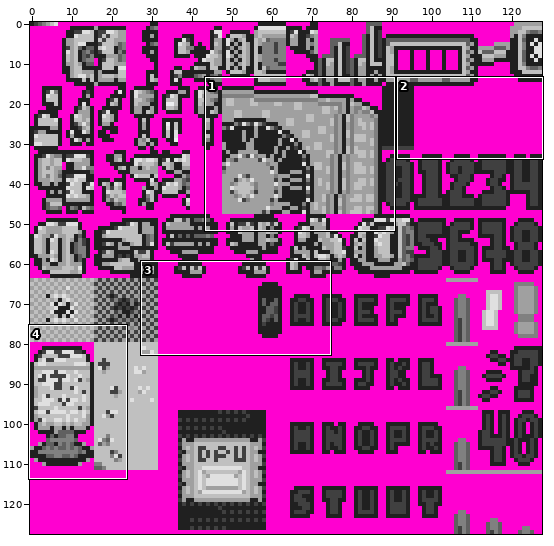
Edited in one commit: sprite sheet (resources/tileset.png). Above: a wide view before the commit, with the close-up outlined.
Close-up. Before:
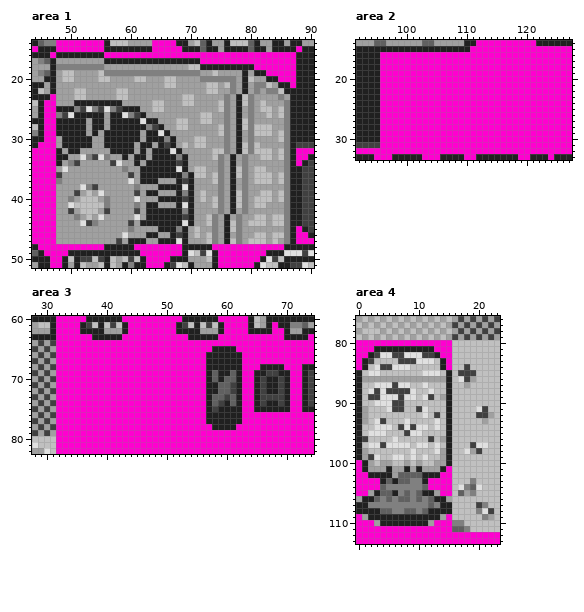
The file is 128x128 pixels. Shown: area 1: x 44..90, y 14..51; area 2: x 92..127, y 14..33; area 3: x 28..74, y 60..82; area 4: x 0..23, y 76..113. The commit also changed other parts of the picture, which this record leaves out.
New version:
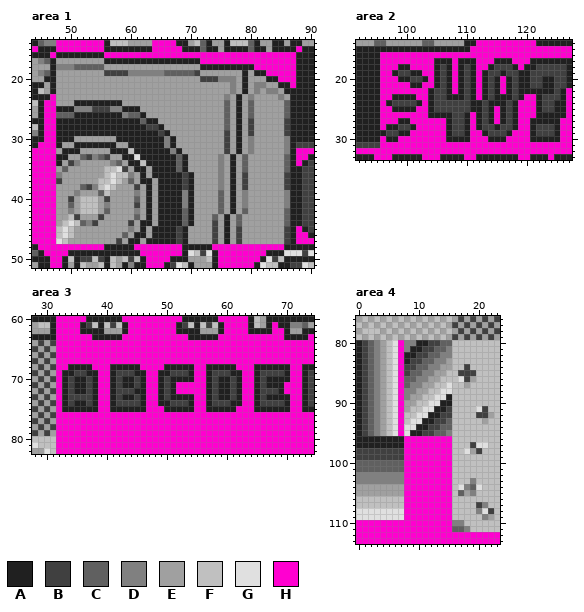
Palette (. is transparent): A #202020  B #404040  C #606060  D #808080  E #a0a0a0  F #c0c0c0  G #e0e0e0  H #ff00d0
What changed:
Changed rows in their new state; - is an unchanged pixel.
Area 1:
first column x 48:
18 ---CCCCC--------------EE---------------
19 -EE----EBBBB------CCCCCB--E------------
20 -EE----EE----EE---EE----BBB-----E------
21 ------------------EE-----EE-E------E---
22 ---EE-----EE-------------EE----------E-
23 ---EE-----EE---------EE--------E-------
24 ----------------EE---EE----EC--EC-E---C
25 ----DDB-B-D-----EE---------EC---C-EE-EC
26 CCC-----A--DCC----------EE--C---C--E-EC
27 -----A--A-----C-----EE--EE--C--EB-----B
28 -----A--A------B----EE-----EC--EBEEE--B
29 -----A-A------A--B---------EB---BEEE-EB
30 A--EEE--EE----A--------EE---B--------E-
31 AEE---AA--EE-A--A-D--E-EE---B--E-E-----
32 EA----------FA-A---D------EEB--E-EEE-E-
33 ----CBDCB---AG-A----C-----E----C--EE-EC
34 --BD-----DC-A-F-----C----------C------C
35 -C------FFGB-A-E----C--EE-----EC-EE---C
36 D-------FGFFD--E-----B-EE-E---EB-EEE-EB
37 B------FFGF-C---EAAA------E----B-EEE-EB
38 ----CBDFGF---B-A-----B---------B------B
39 ---D-E-CF----D--EAAA----E--C--E---EE-E-
40 --B-----B----C-A-----D--E-EC--E--EEE-E-
41 --CE---E-----B--EAAA-D----EC--E--EE----
42 --D-----C----D--E----C-----C---C------C
43 --FB-E-B-----C--E----C---EC---C--EE-EEC
44 -FGFCDB---------E----C---EB--EC-EEE-EEC
45 FGF-----------A-A---B--E--B--EB-------B
46 FGF--------C-AAE-AA----E-EB---B--EE-EEB
47 GF------------EAA---B----EB--EB-EEE-E-B
Area 2:
first column x 96:
17 ---------AAA-AAA---AAA---AAAAAAA
18 ---AA----ABA-ABA--ABBBA-AABBBBBA
19 --ABBAA--ABA-ABA-ABBABBAABBBBBBA
20 ---AABBA-ABA-ABA-ABA-ABAABBAABBA
21 -----AA--ABA-ABA-ABA-ABAABBAABBA
22 --------ABBA-ABA-ABA-ABAAAAAABA-
23 --AAAA--ABBAAABA-ABAAABA--ABBBA-
24 -ABBBBA-ABBBBBBAABAAABA---ABBAA-
25 --AAAA--ABBBBBBAABA-ABA---ABBAA-
26 --------AAAABBA-ABA-ABA---AAAAA-
27 ---AA------ABBA-ABA-ABA--AAAAA--
28 -AABBA-----ABBA-ABBABBA--ABBBA--
29 ABBAA------ABBA--ABBBA---ABBBA--
30 -AA--------AAAA---AAA----AAAAA--
Area 3:
first column x 33:
65 -------------------------HHHH---------
66 ------------------------HHHHHH--------
67 ------------------------HHHHHH--------
68 -AAAA---AAAAA----AAAAA-------H--A----A
69 AABBAA--ABBBAA--AABBBA---BBBA----B--B-
70 ABAABA--ABAABA--ABAAAA---B-AB-------A-
71 ABAABA--ABAABA--ABA------BAA--------AH
72 ABAABA--ABBBAA--ABA------BAA------BBAH
73 ABBBBA--ABAABA--ABAAAA---BAAB-----AAA-
74 ABAABA--ABBBBA--AABBBA---B-BA-----BB--
75 AAAAAA--AAAAAA---AAAAA---A---H--------
76 ------------------------HHHHHH--------
77 ------------------------HHHHHH--------
78 -------------------------HHHH---------
Area 4:
first column x 0:
 80 ABCDEFG-DDAABBCC
 81 ABCDEFGHD--BBCCD
 82 ABCDEFGHAAB-CCDD
 83 ABCDE-GHA-BCCDDE
 84 ABCDEF-HBBCCDDEE
 85 -BCDE-GHBCCDDEEF
 86 -BCD-FGHCCDD--FF
 87 -BCDEFGHCDDEE--G
 88 -BCDEFGHDDEEF-GG
 89 -BCDEF-HDEEFFGG-
 90 -BCDEFGHEE--GGA-
 91 -BCDEFGHE-F-GAAB
 92 -BCDE-GH--G-AABB
 93 -BCDE-GHFGGAABBC
 94 -BCDEFGH-GAABBCC
 95 -BCDE-GHGAABBCCD
 96 -AAAAAAAHHHHHHHH
 97 -AAAAAAAHHHHHHHH
 98 BBBBBBBBHHHHHHHH
 99 BB-BBBBBHHHHHHHH
100 CCCCCCCCHHHHHHHH
101 CCCCCCCCHHHHHHH-
102 DDDDDDDDHHHHHH--
103 DDDDDDDDHHHH----
104 EEEEEEEEHHHH----
105 EE-EEEEEHHHHHH--
106 FFFFFFFFHHHHHHHH
107 FFFFFFFFHHHHHHHH
108 GGGGGGGGHHHHHHHH
109 GGGGGGGGHHHHHHH-
110 ---HHHHHHHHHH---
Changed places in both close-ups, as pixel boxes (x1, y1, x2, y2):
changed: (56, 64, 290, 244)
changed: (380, 58, 572, 142)
changed: (62, 346, 290, 430)
changed: (356, 340, 452, 526)
